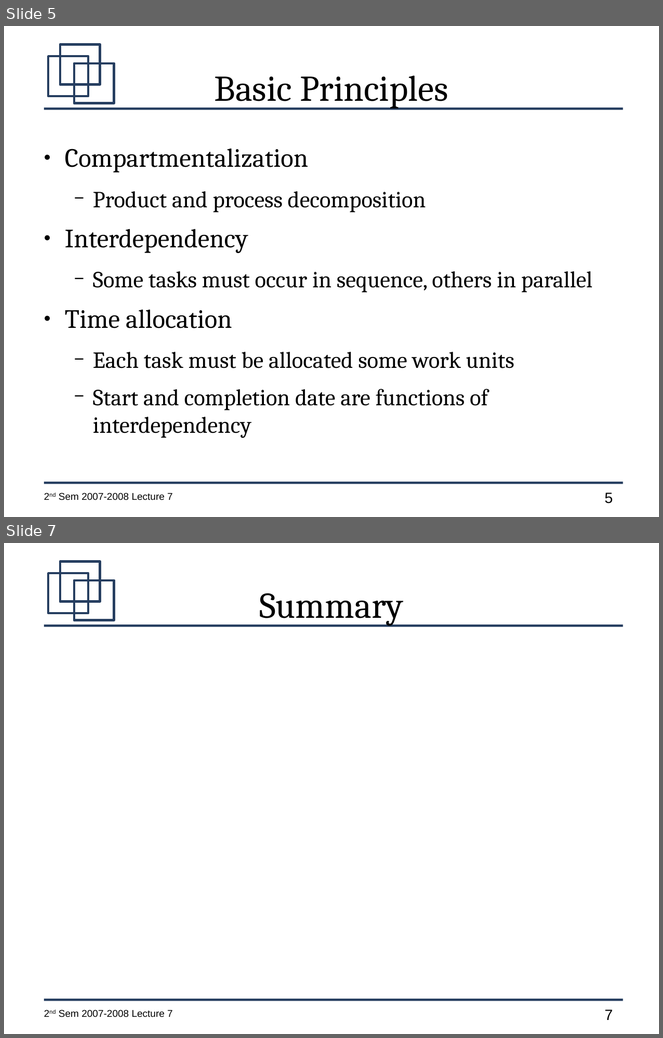
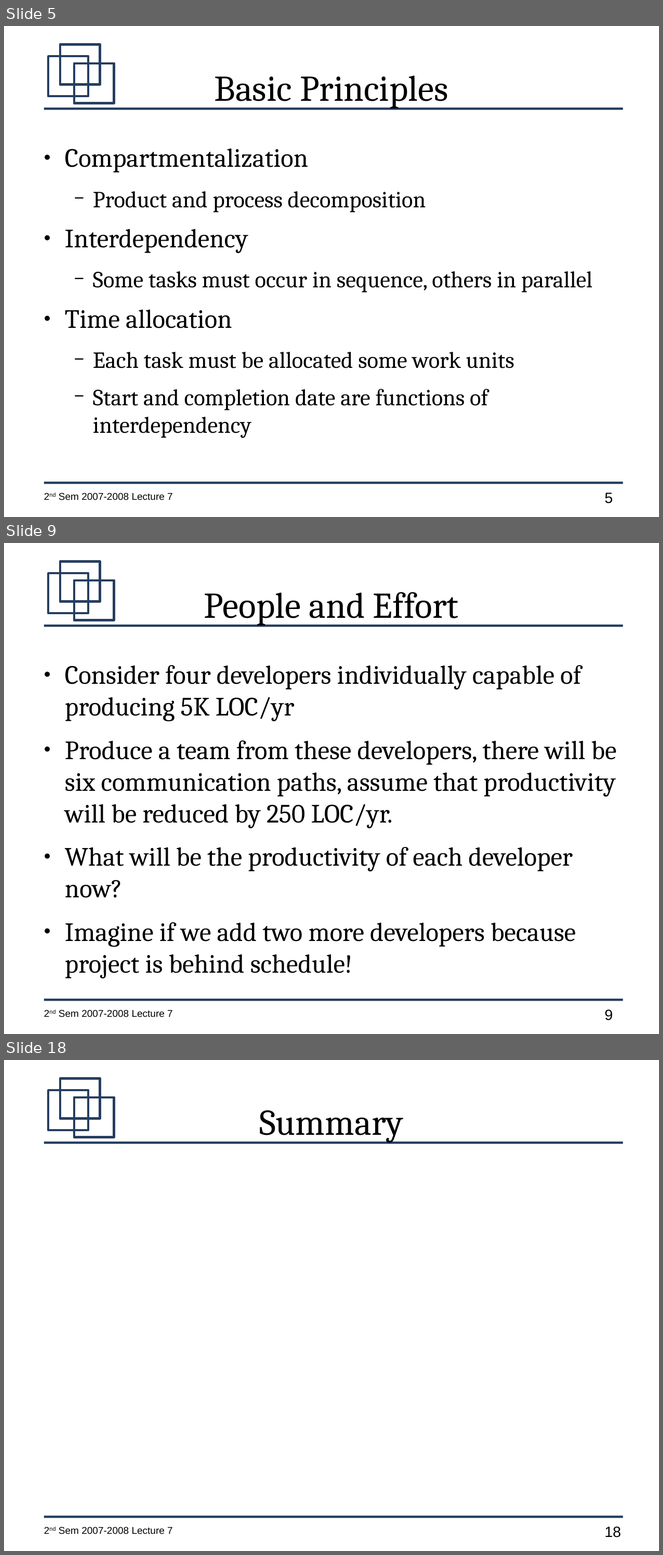
Before and after one commit to jachermocilla/jach-homepage, a slide deck: CMSC128-2nd-Sem-2007-L7.odp. Shown one above the other, each under a label of ours: slides 5 and 7 before the commit, slides 5, 9 and 18 after it; the slides between them are not shown. The pictures are 663x1038 and 663x1555 pixels, drawn with LibreOffice and Linux fonts; fonts in the diff are those of the drawing. Boxes give left, top, right and bottom in pixels: in the first picture for what was removed or moved away, otherwise in the second. Text is boxed around its words. In the diff, an @@ line names an element or a change of style, - is before the commit and + after.

```diff
--- a/CMSC128-2nd-Sem-2007-L7.odp
+++ b/CMSC128-2nd-Sem-2007-L7.odp
@@ slide 9 added at bbox=[4, 543, 659, 1034], background #FFFFFF; not listed: 7 template elements that a slide beside it also shows @@
@@ title added at bbox=[204, 592, 459, 626], 44 pt, text #000000 @@
+People and Effort
@@ text added at bbox=[65, 665, 617, 979], 32 pt, text #000000 @@
+● Consider four developers individually capable of producing 5K LOC/yr
+● Produce a team from these developers, there will be six communication paths, assume that productivity will be reduced by 250 LOC/yr.
+● What will be the productivity of each developer now?
+● Imagine if we add two more developers because project is behind schedule!
@@ what was slide 7 is now slide 18 @@
@@ page number at bbox=[605, 1527, 621, 1538]: text changed @@
-7
+18
```
Also in this commit, not shown: 1 slide changed, 10 other slides added, 1 other file.
